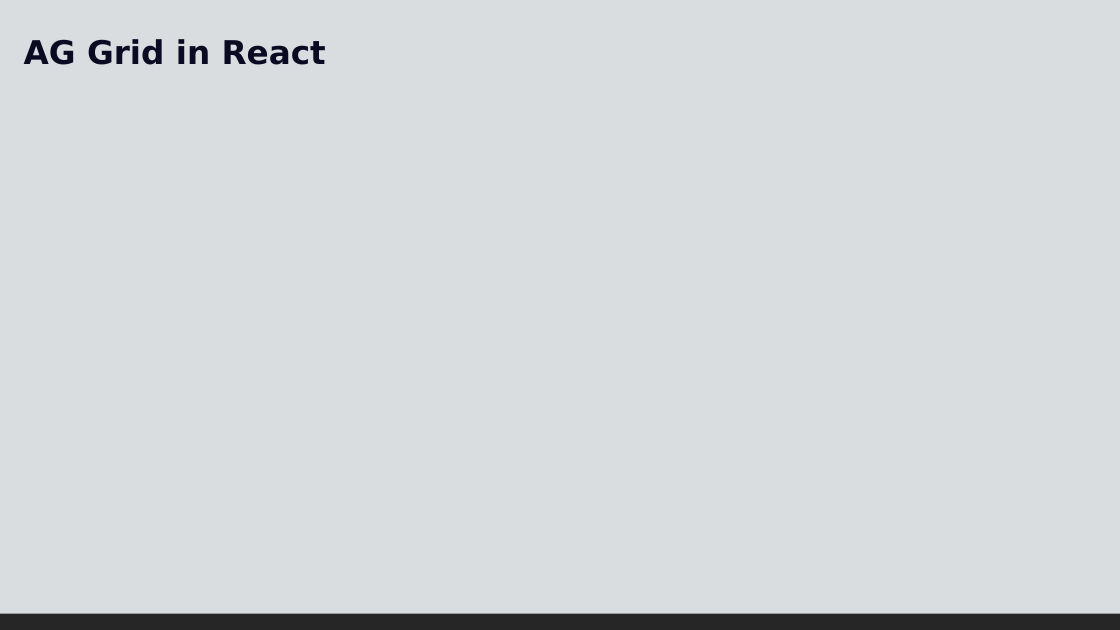
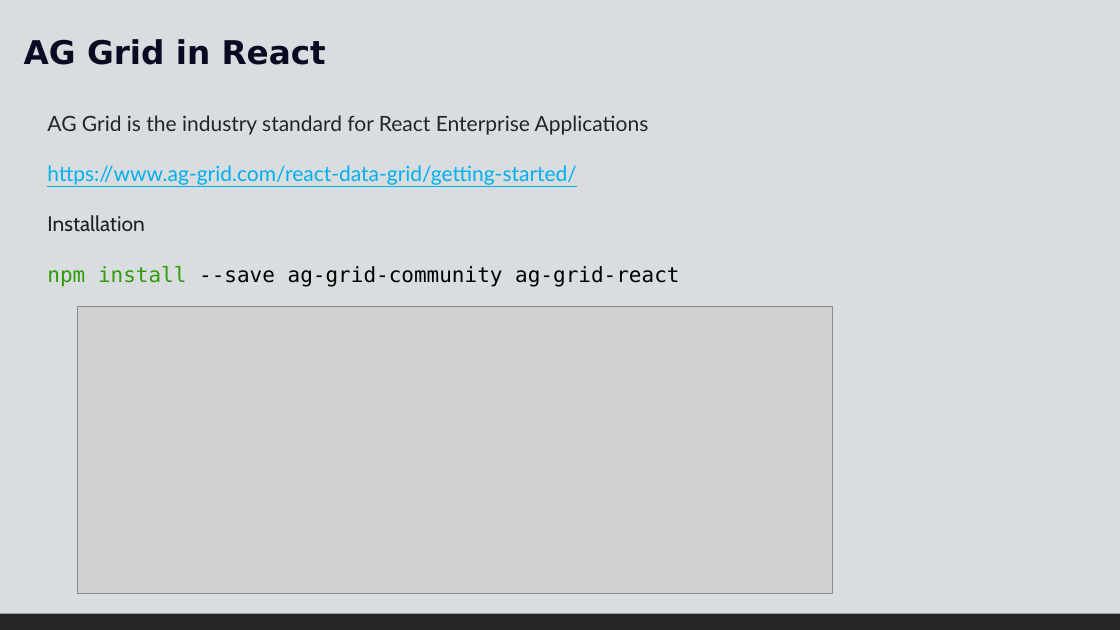
Before and after one commit to bharathi2k6/Learn_React, a slide deck: slide 2 of doc/React-7.pptx. Drawn at 1120x630 pixels with LibreOffice and Linux fonts; fonts in the diff are those of the drawing; grey boxes stand for pictures. Boxes give left, top, right and bottom in pixels: in the first picture for what was removed or moved away, otherwise in the second. Text is boxed around its words. In the diff, an @@ line names an element or a change of style, - is before the commit and + after.

Commit message:
AG grid

```diff
--- a/doc/React-7.pptx
+++ b/doc/React-7.pptx
@@ text added at [47, 115, 679, 287], 18 pt, text #212529 @@
+AG Grid is the industry standard for React Enterprise Applications
+https://www.ag-grid.com/react-data-grid/getting-started/
+Installation
+npm install --save ag-grid-community ag-grid-react
@@ picture added at [77, 307, 833, 594] @@
```
Also in this commit, not shown: 7 slides added, 24 other files.
